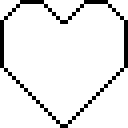
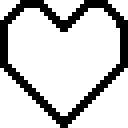
Two versions of the same layered image (128px x 128px). Layer-by-layer changes:
painted on "Layer 1" over [4, 4, 124, 124]
